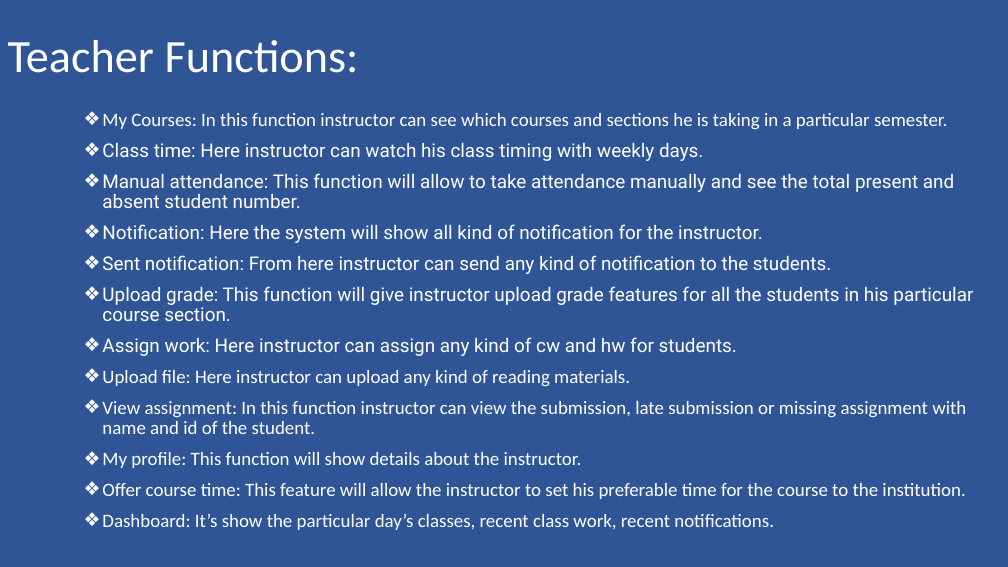
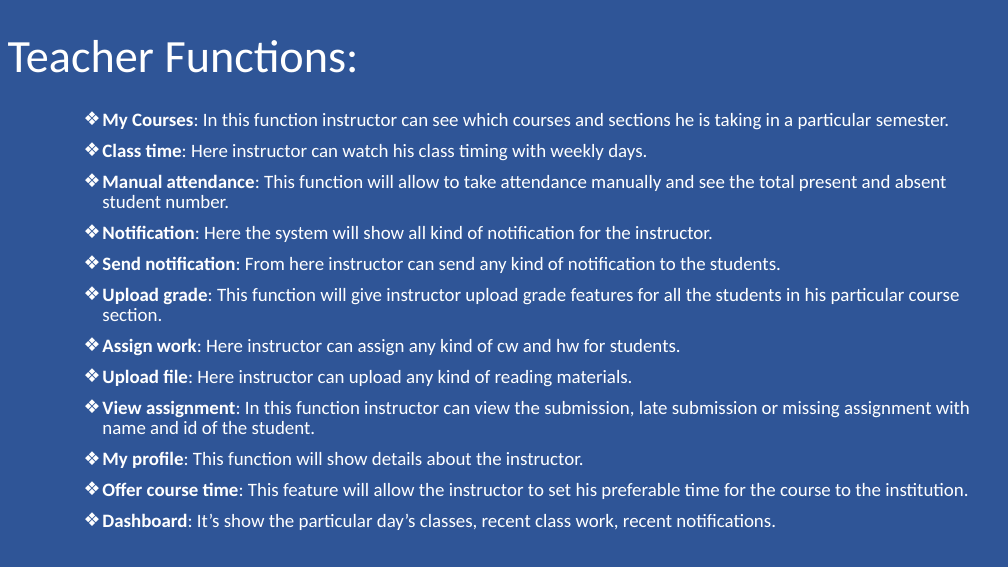
Before and after one commit to maruf1020/CSE499SU20Group1SAA3NSU, a slide deck: slide 6 of Documention/Group project proposal/Presentation.pptx. Drawn at 1008x567 pixels with LibreOffice and Linux fonts; fonts in the diff are those of the drawing. Boxes give left, top, right and bottom in pixels: in the first picture for what was removed or moved away, otherwise in the second. Text is boxed around its words. In the diff, an @@ line names an element or a change of style, - is before the commit and + after.

Commit message:
Update presentation
update presentation

```diff
--- a/Documention/Group project proposal/Presentation.pptx
+++ b/Documention/Group project proposal/Presentation.pptx
@@ text at box(102, 113, 970, 530): bold on in "My Courses:", "Class time:", "Manual attendance:", "Notification:" and 7 more places; font Roboto to Calibri in "Class time: Here instructor can watch his ...", "Manual attendance: This function will allow to ...", "Notification: Here the system will show all ...", "Upload grade: This function will give instructor ..." and 1 more places @@
@@ text at box(102, 256, 781, 273): text changed; font Roboto to Calibri @@
-❖ Sent notification: From here instructor can send any kind of notification to the students.
+❖ Send notification: From here instructor can send any kind of notification to the students.
```
Also in this commit, not shown: 3 other slides changed, 1 other file.
